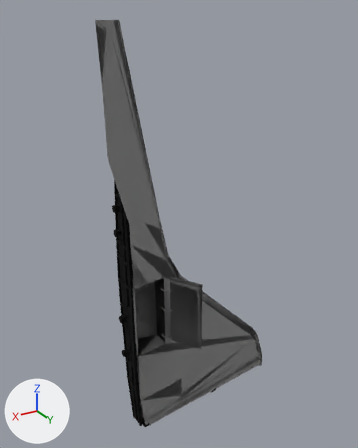
The Blender file shuttle_system_parts_redone/blender/wingL.blend as it was, and as the next commit left it.
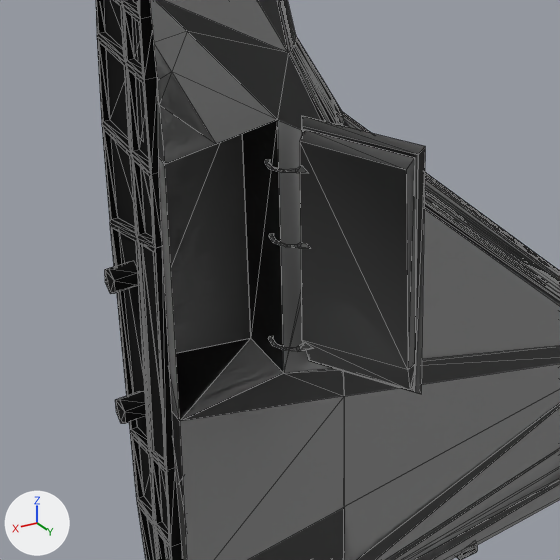
Each version is shown whole from a 50 mm lens placed at (10.59, 19.33, 11.39), pointed at (-1.21, -0.34, 1.55), then close up on the part from 26% to 66% of the width and 55% to 88% of the height. Arrows for +X, +Y and +Z are at lower left; the lights stay in place. Both versions are drawn at frame 31 of the action 'LEFT_MLG_DOOR.obj'; the numbers are the values there. The close-ups show mesh edges as thin lines.

The older version as bpy lines, for what is in view:
```python
me_left_mlg_door = bpy.data.meshes.new('LEFT_MLG_DOOR')
me_left_mlg_door.from_pydata(...)  # 189 vertices, 122 faces; spans x -1.69..0.42, y -0.24..0.5, z 8.33..12.21
me_left_mlg_door.materials.append(mat_wings_and_bottom)  # its picture is missing
me_wing_rcz2 = bpy.data.meshes.new('Wing_RCZ2')
me_wing_rcz2.from_pydata(...)  # 317 vertices, 292 faces; spans x 1.6..5.3, y -3.9..-2.0, z -10.8..9.7
me_wing_rcz2.materials.append(mat_wings_and_bottom)  # its picture is missing
me_wing_rcz_001 = bpy.data.meshes.new('Wing_RCZ_001')
me_wing_rcz_001.from_pydata(...)  # 427 vertices, 457 faces; spans x 5.35..11.81, y -3.62..-2.26, z -10.86..-2.0
me_wing_rcz_001.materials.append(mat_wings_and_bottom)  # its picture is missing
ob_left_mlg_door = bpy.data.objects.new('LEFT_MLG_DOOR', me_left_mlg_door)
ob_left_mlg_door.parent = ob_wings
ob_left_mlg_door.location = (-4.749, 3.646, -14.22)
ob_left_mlg_door.rotation_euler = (0.0, 0.0, -1.129)  # degrees (0, 0, -65)
ob_wing_rcz2 = bpy.data.objects.new('Wing_RCZ2', me_wing_rcz2)
ob_wing_rcz2.parent = ob_wings
ob_wing_rcz2.location = (0.0, 0.0, 0.0)
ob_wing_rcz2.rotation_euler = (0.0, 0.0, -3.142)  # degrees (0, 0, -180)
ob_wing_rcz_001 = bpy.data.objects.new('Wing_RCZ_001', me_wing_rcz_001)
ob_wing_rcz_001.parent = ob_2whl__1
ob_wing_rcz_001.location = (-7.882, 2.995, 7.819)
# also in view: 'S3' at (2.02, -0.03, 0.5)
```
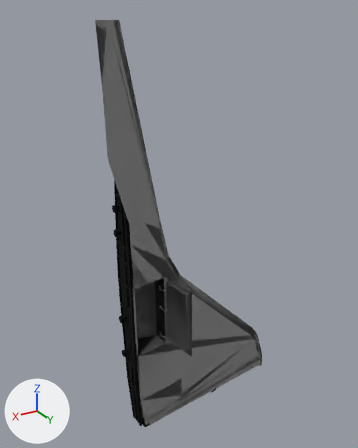
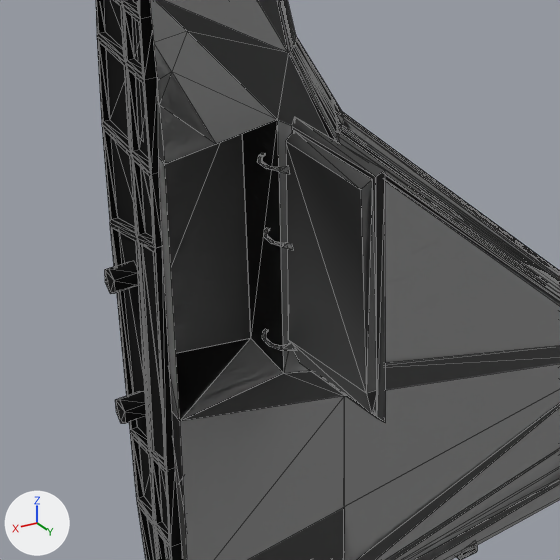
Pixel boxes (x1, y1, x2, y2) of what changed, in the close-ups (560 x 560 px):
'LEFT_MLG_DOOR', moved, turned: before (265, 116, 425, 394); after (257, 117, 385, 422)

The edits, one by one:
Object 'LEFT_MLG_DOOR' (ob_left_mlg_door) moves from (-4.749, 3.646, -14.22) to (-4.652, 3.646, -14.22).
Object 'LEFT_MLG_DOOR' (ob_left_mlg_door) turns from (0, 0, -65) to (0, 0, -88) degrees about x, y and z.
